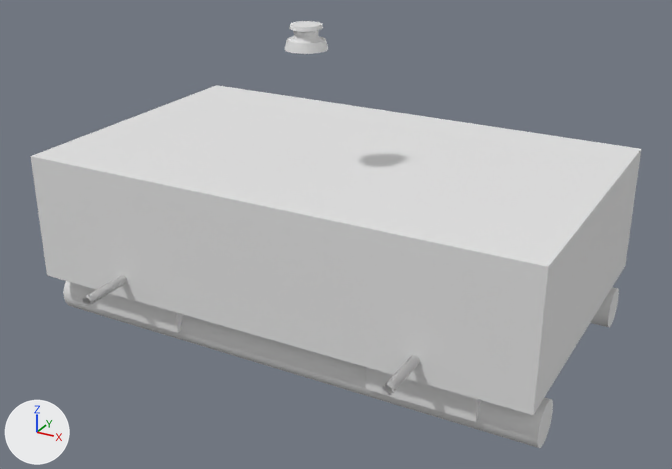
Two versions of the Blender file Carrier.blend, one commit apart.
Camera for both pictures: a camera (50 mm lens) standing at (16.2, -29.7, 17.6) and looking at (0.3, -0.9, 3.2). Arrows for +X, +Y and +Z are at lower left; the lights stay in place.

In view in the first picture: 'Base', 'Cylinder', 'Steel Bar', 'Top Cono 2', 'Wheel Cavity'.
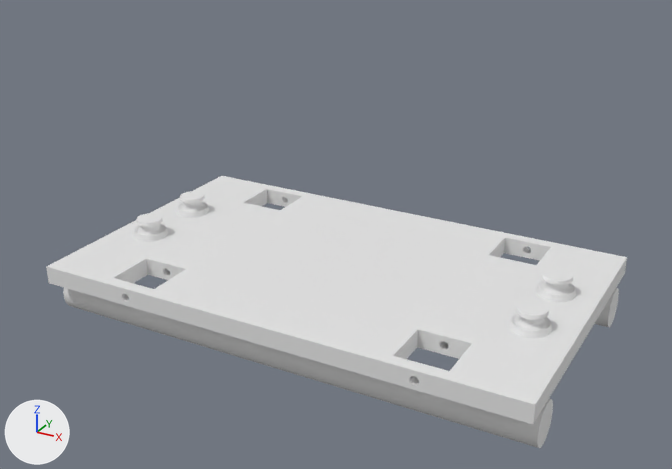
ob_reference is not drawn itself; it is used by a modifier of ob_wheel_cavity, ob_steel_bar.
ob_wheel_axis is not drawn itself; it is used by a modifier of ob_base.

Pixel boxes (x1, y1, x2, y2) of what changed, in the pictures (672 x 469 px):
'Base', reshaped, moved, rescaled (25% shorter)
    before: (31, 85, 641, 415)
    after: (46, 176, 627, 424)
'Top Cono 2', reshaped, moved, modifiers changed (907% wider, 335% taller)
    before: (285, 21, 328, 54)
    after: (134, 191, 576, 338)
'Wheel Cavity', hidden
    before: (95, 289, 482, 422)
'Cylinder', deleted
    before: (83, 275, 420, 396)

Diff of the bpy script that builds the scene:
```diff
--- a/Carrier.blend.py
+++ b/Carrier.blend.py
@@ me_cube_010 @@
 me_cube_010.from_pydata(...)  # 8 vertices, 6 faces; spans x -1.0..1.0, y -1.0..1.0, z -1.0..1.0
 # used by ob_base; location = (-0.03, 0.0, 3.72); scale = (10.0, 6.0, 2.5)
+# me_cube_010 part 1: the whole mesh is scaled about its middle by (1, 1, 0.144), then moved by (0.0, 0.0, -0.9)
@@ me_cylinder_001 @@
+me_cylinder_001.from_pydata(...)  # a 32-sided cylinder along z spanning x -1.0..1.0, y -1.0..1.0, z -1.0..1.0
@@ ob_base @@
 ob_base = bpy.data.objects.new('Base', me_cube_010)
-ob_base.location = (-0.03, 0.0, 3.72)
+ob_base.location = (0.0, 0.0, 3.5)
 ob_base.scale = (10.0, 6.0, 2.5)
@@ ob_reference @@
 ob_reference.location = (0.0, 0.0, 0.0)
+ob_reference.hide_viewport = True
@@ ob_wheel_cavity @@
 ob_wheel_cavity = bpy.data.objects.new('Wheel Cavity', me_cube_007)
-ob_wheel_cavity.location = (6.0, -4.5, 2.0)
+ob_wheel_cavity.location = (6.0, -4.5, 1.266)
 ob_wheel_cavity.rotation_euler = (0.0, 1.571, 1.571)  # degrees (0, 90, 90)
-ob_wheel_cavity.scale = (2.0, 2.0, 1.0)
+ob_wheel_cavity.scale = (2.0, 1.0, 1.0)
 _m = ob_wheel_cavity.modifiers.new('Mirror', 'MIRROR')
@@ ob_wheel_cavity @@
 _m = ob_wheel_cavity.modifiers.new('Mirror', 'MIRROR')
 _m.mirror_object = ob_reference
+ob_wheel_cavity.hide_viewport = True
@@ ob_top_cono_2 @@
 ob_top_cono_2 = bpy.data.objects.new('Top Cono 2', me_top_cono_bajo_001)
-ob_top_cono_2.location = (-0.51, -2.9, 7.66)
+ob_top_cono_2.location = (7.89, 1.0, -1.46)
+_m = ob_top_cono_2.modifiers.new('Mirror', 'MIRROR')
+_m.use_axis = (True, True, False)
+_m.mirror_object = ob_reference
@@ ob_cylinder @@
-ob_cylinder = bpy.data.objects.new('Cylinder', me_cylinder)
-ob_cylinder.location = (6.0, -5.5, 2.0)
-ob_cylinder.rotation_euler = (0.0, 1.571, 1.571)  # degrees (0, 90, 90)
-ob_cylinder.scale = (0.175, 0.175, 2.5)
@@ ob_wheel_axis @@
+ob_wheel_axis = bpy.data.objects.new('Wheel Axis', me_cylinder_001)
+ob_wheel_axis.parent = ob_base
+ob_wheel_axis.matrix_parent_inverse = Matrix(((0.1, 0.0, 0.0, 0.0), (0.0, 0.167, 0.0, 0.0), (0.0, 0.0, 0.4, -1.4), (0.0, 0.0, 0.0, 1.0)))
+ob_wheel_axis.location = (6.0, -5.5, 1.236)
+ob_wheel_axis.rotation_euler = (0.0, 1.571, 1.571)  # degrees (0, 90, 90)
+ob_wheel_axis.scale = (0.175, 0.175, 2.5)
+_m = ob_wheel_axis.modifiers.new('Mirror', 'MIRROR')
+_m.use_axis = (True, True, False)
+_m.mirror_object = ob_reference
+ob_wheel_axis.hide_viewport = True
```
